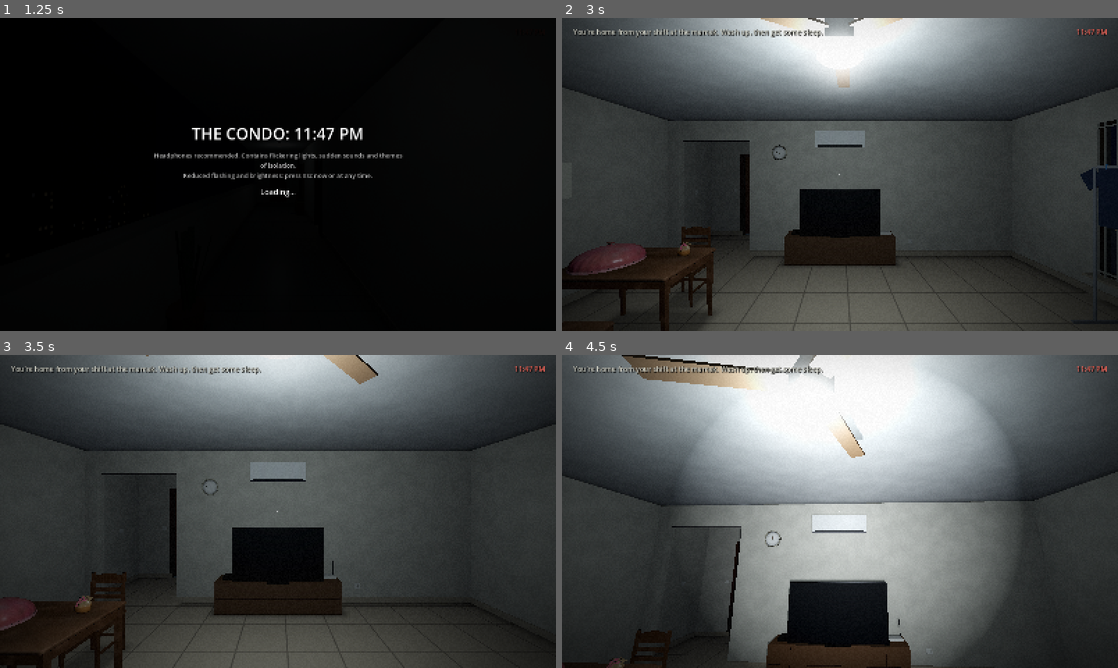
Above: before the commit, frames 1-4 (two rows, left to right).
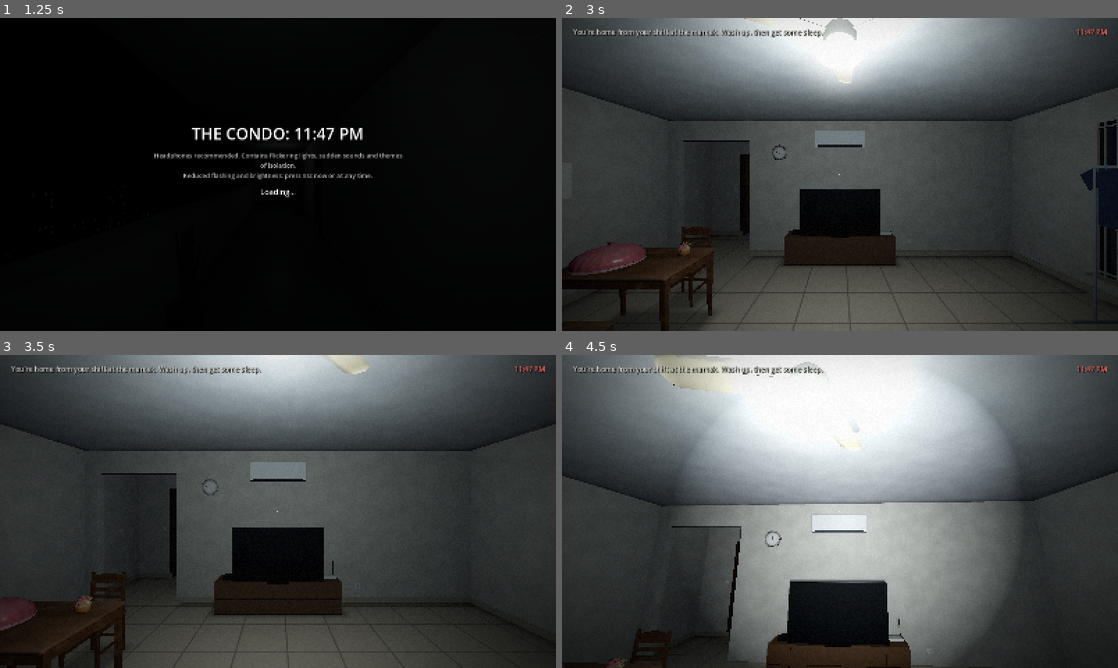
Above: after the commit, the same moments.

Repository: chengboonrong/the-condo
Game: Godot game, scene res://scenes/main.tscn
The game is run twice, just before and just after one commit, with the same random seed, the same clock (stepped at 60 frames per second) and the same inputs.
Inputs (mouse positions are in pixels of both pictures, inside the frame that each line leads up to):
- Up to frame 1 (1.25 s): tap Enter at 0.5 s; move the mouse to (400, 158) at 0.52 s; hold D (move_right) from 0.53 s (still down); hold C (crouch) from 0.53 s (still down); click (400, 158) at 0.67 s
- Up to frame 2 (3 s): tap Space at 1.25 s; move the mouse to (728, 190) at 1.27 s; release D (move_right) at 1.28 s; release C (crouch) at 1.28 s; hold S (move_back) 1.28-2.03 s; tap F (flashlight) at 1.35 s; tap Enter at 2, 2.75 s; move the mouse to (895, 105) at 2.02 s; hold D (move_right) 2.03-2.78 s; hold E (interact) 2.03-2.78 s; move the mouse to (812, 237) at 2.77 s; hold W (move_forward) from 2.78 s (still down); tap Shift (sprint) at 2.85 s; click (812, 237) at 2.92 s
- Up to frame 3 (3.5 s): keep holding W (move_forward)
- Up to frame 4 (4.5 s): keep holding W (move_forward); move the mouse to (878, 514) at 3.52 s; hold C (crouch) 3.53-4.28 s; move the mouse to (795, 508) at 4.27 s; tap F (flashlight) at 4.35 s

Frame 1 is identical in both runs. In frame 2, 0.6% of the frame differs, in the area x 32-62%, y 0-23%; in frame 3, 0.5%; in frame 4, 2.2%, in the area x 10-55%, y 0-33%.

Commit message:
feat: ceiling fan model
A three-blade ceiling fan (1.4 m across) replaces the box fan in the living room: canopy and downrod, a yellowed white motor
housing, cream steel blades on blade irons with a grey dust line along each leading edge. One mesh, one baked 256 px material,
1416 triangles; the housing and blades are a Blades node pivoting on the downrod, which the builder keeps turning.

Co-Authored-By: Claude Opus 5.5 <noreply@anthropic.com>

Diff:
--- a/scripts/world/apartment_builder.gd
+++ b/scripts/world/apartment_builder.gd
@@ -645,17 +645,15 @@
 		gate(label, l[5])
 
 
+## The living room's ceiling fan, hanging from the ceiling above the lamp. Its Blades (housing and blades, pivoting on the
+## downrod) are what _process turns.
 func _build_fan() -> void:
-	_fan = Node3D.new()
-	_fan.position = Vector3(6.5, 2.5, 7.0)
-	add_child(_fan)
-	_box(self, Vector3(6.5, 2.6, 7.0), Vector3(0.03, 0.2, 0.03), Color(0.85, 0.85, 0.82), false)  # downrod
-	_box(_fan, Vector3.ZERO, Vector3(0.18, 0.12, 0.18), Color(0.85, 0.85, 0.82), false)
-	for i in 3:
-		var blade := Node3D.new()
-		blade.rotation.y = TAU * i / 3.0
-		_fan.add_child(blade)
-		_box(blade, Vector3(0.45, 0, 0), Vector3(0.7, 0.015, 0.12), Color(0.55, 0.42, 0.3), false)
+	var fan := model(&"ceiling_fan")
+	fan.name = &"ceiling_fan"
+	fan.position = Vector3(6.5, ApartmentLayout.CEILING, 7.0)
+	add_child(fan)
+	models[&"ceiling_fan"] = fan
+	_fan = fan.get_node("Blades")
 
 
 # --- outside ------------------------------------------------------------------------------------
--- a/tests/integration/test_models.gd
+++ b/tests/integration/test_models.gd
@@ -3,7 +3,8 @@
 
 # Triangles each model may have. Each object task adds its ids.
 const TRIS := {&"wall_clock": 1500, &"work_shoes": 2000, &"shoe_rack": 2000, &"dining_table": 6000, &"dining_chair": 2500,
-	&"basin": 4000, &"tap_water": 300, &"intercom": 1000, &"front_door": 3000, &"bed": 8000, &"fridge": 4000}
+	&"basin": 4000, &"tap_water": 300, &"intercom": 1000, &"front_door": 3000, &"bed": 8000, &"fridge": 4000,
+	&"ceiling_fan": 3000}
 # Floor footprints: node name -> [centre x, centre z, size x, size z] of the collider it replaces.
 const FOOTPRINTS := {
 	&"shoe_rack": [0.25, 8.0, 0.4, 1.0],
@@ -337,3 +338,17 @@
 		check(box.end.y > 0.05 and box.end.y > -2.0 * box.position.y, "%s points up from its pivot" % hand.name)
 	main.queue_free()
 	return true
+
+
+func test_fan_turns_under_the_ceiling() -> bool:
+	var main := await _main()
+	var fan: Node3D = main.builder.models[&"ceiling_fan"]
+	var blades := fan.get_node("Blades") as Node3D
+	near(_aabb(fan).end.y, ApartmentLayout.CEILING, 0.02, "hangs from the ceiling")
+	near(blades.global_position.y, ApartmentLayout.CEILING - 0.2, 0.001, "the blades turn on the downrod, 0.2 m under the canopy")
+	var r := blades.rotation.y
+	for i in 10:
+		await tree.process_frame
+	check(not is_equal_approx(blades.rotation.y, r), "turns")
+	main.queue_free()
+	return true
Binary file added: art/ceiling_fan/CeilingFan_color.png
Binary file added: art/ceiling_fan/CeilingFan_normal.png
Binary file added: art/ceiling_fan/CeilingFan_roughness_metallic.png
Binary file added: assets/models/ceiling_fan.glb
Not shown, added: assets/models/ceiling_fan.glb.import
Binary file added: assets/models/ceiling_fan_CeilingFan_color.png
Not shown, added: assets/models/ceiling_fan_CeilingFan_color.png.import
Binary file added: assets/models/ceiling_fan_CeilingFan_normal.png
Not shown, added: assets/models/ceiling_fan_CeilingFan_normal.png.import
Binary file added: assets/models/ceiling_fan_CeilingFan_roughness_metallic.png
Not shown, added: assets/models/ceiling_fan_CeilingFan_roughness_metallic.png.import
Not shown, added: art/ceiling_fan/ceiling_fan.blend
